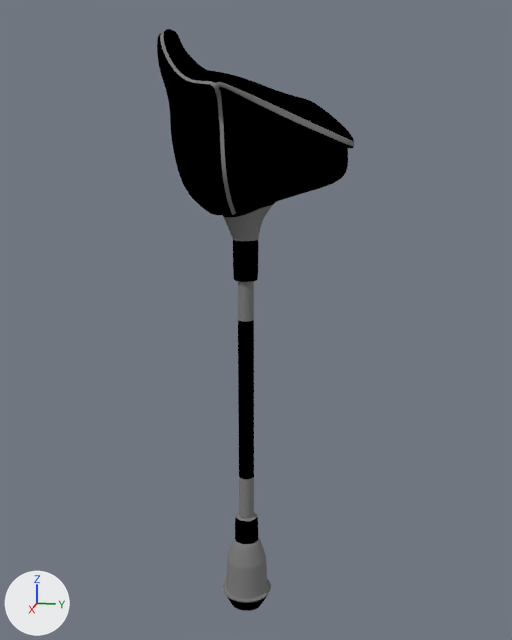
Renders of the Blender file Requiem/Assets/Resources/Symphonic/Hammer/Hammer.blend from each side of a commit.
One viewpoint serves both versions: a 50 mm camera at (1.008, 0.215, 0.382) aimed at (-0.008, 0.012, 0.128). The lights are fixed; the arrows at lower left show +X, +Y and +Z.

In view in the first picture: 'Hammer'.
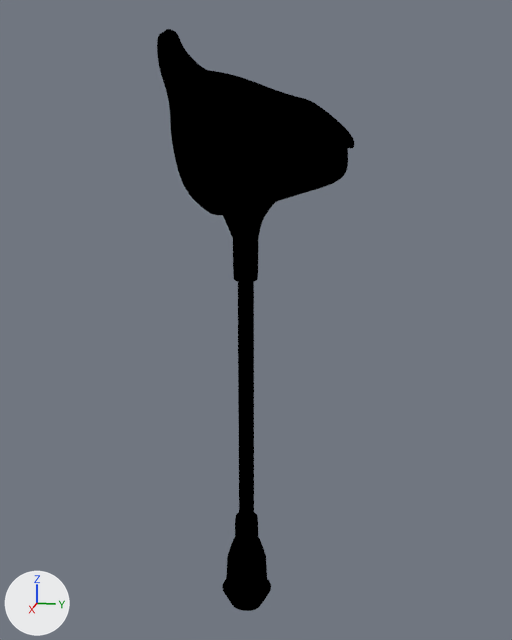
The change in detail:
me_cube has 1221 vertices, 1213 faces and spans x -1.1..1.1, y -1.25..1.62, z -3.51..5.44.
me_cube is used by ob_hammer; location (0.0, 0.0, 0.0); scale (0.1, 0.1, 0.1).
me_cube part 1: all 537 faces that had it switch from mat_material_001 (grey #7f7f7f) to mat_material (black #000000).

Pixel boxes [x1, y1, x2, y2] of what changed, in the pictures (512 x 640 px):
part 1 of me_cube, recoloured (grey to black)
    both: [160, 32, 354, 611]
